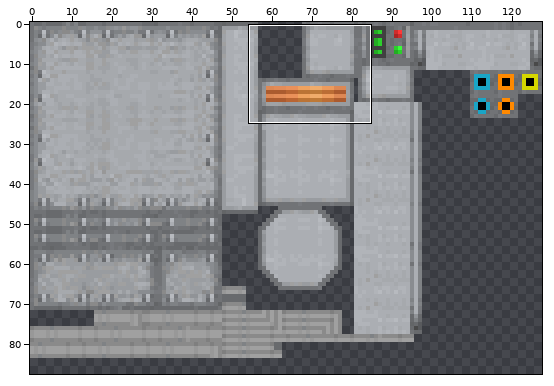
One commit to this sprite sheet: src/main/resources/assets/advancedrocketry/textures/models/centrifuge.png. Above: a wide view before the commit, with the close-up outlined.
Close-up. Before the edit:
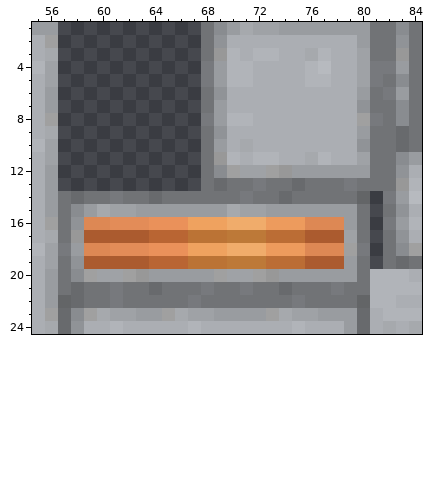
The file is 128x128 pixels. Colours within 5 levels of each other are drawn and written as one. Shown: x 55..84, y 1..24. The wide view leaves out empty margins.
And afterwards:
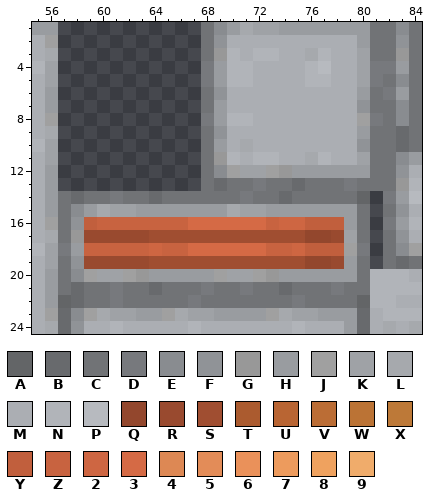
Palette (. is transparent): A #636567  B #686a6d  C #717376  D #77797d  E #898c90  F #909397  G #989898  H #999ca0  J #a0a0a0  K #9fa2a6  L #a6a9ad  M #abaeb3  N #b1b4b9  P #b7babf  Q #93472d  R #994a2f  S #a04e31  T #ab5b2f  U #b96533  V #bb6d35  W #bb7335  X #bd7938  Y #c15f3d  Z #c86340  2 #ce6642  3 #d56a45  4 #dd8854  5 #e38c58  6 #ea915a  7 #ed9b5d  8 #efa25f  9 #f0ac6b
Edits made:
y 16: x 59..78 44555666888999777444 -> YZZZZZZZ333333Z22YYY
y 17: x 59..78 TTTTTUUUWWWXXXVVVTTT -> RRRRRSSSSSSSSSSSSQQR
y 18: x 59..78 44555666888999777444 -> ZZZZZ2ZZ333333ZZ2YYY
y 19: x 59..78 TTTTTUUUWWWXXXVVVTTT -> RRRRRSSSSSSSSSSSSQQR
Where, in picture pixels (left, top, right, bottom), the same in both close-ups:
changed: (84, 217, 344, 269)
